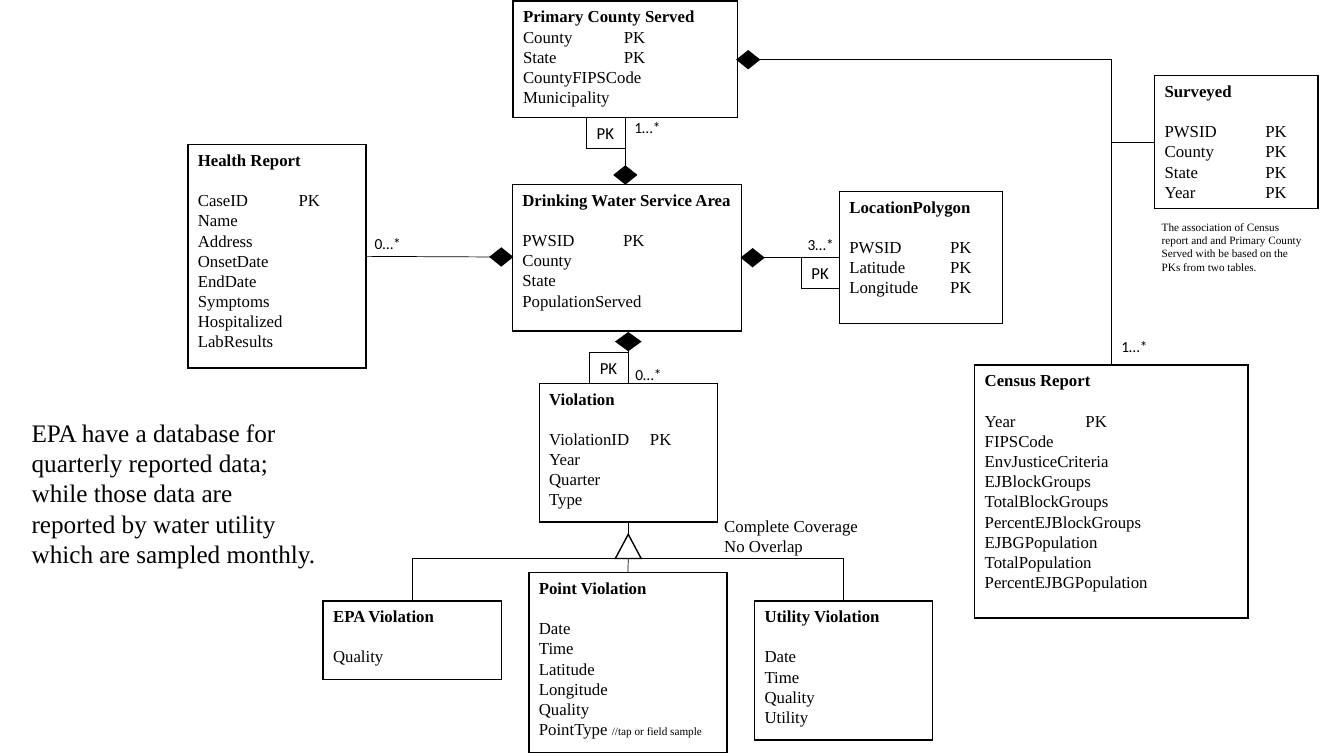
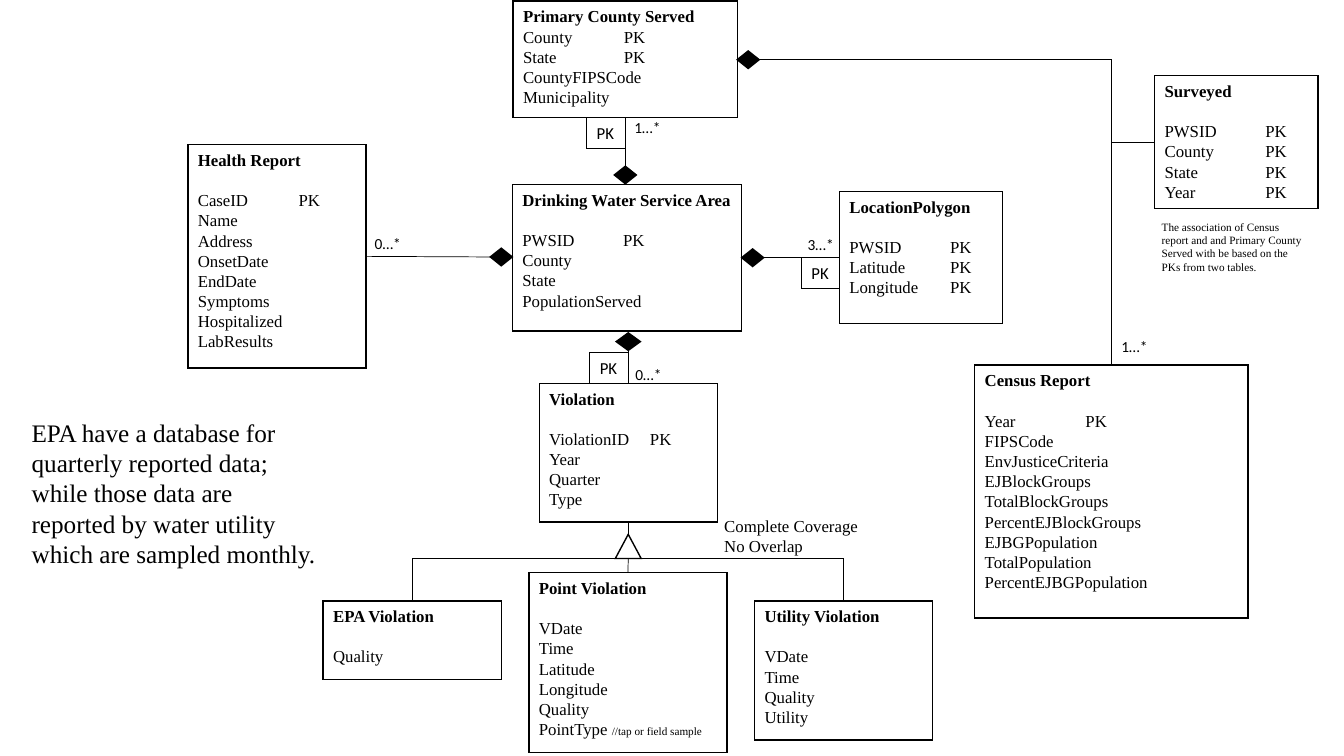
Before and after one commit to asaziz123/CS265DBGroup9, a slide deck: slide 1 of DrinkingWaterUML_V2.pptx. Drawn at 1344x756 pixels with LibreOffice and Linux fonts; fonts in the diff are those of the drawing. Boxes give left, top, right and bottom in pixels: in the first picture for what was removed or moved away, otherwise in the second. Text is boxed around its words. In the diff, an @@ line names an element or a change of style, - is before the commit and + after.

```diff
--- a/DrinkingWaterUML_V2.pptx
+++ b/DrinkingWaterUML_V2.pptx
@@ text in rectangle at [539, 623, 583, 634]: text changed @@
-Date
+VDate
@@ text in rectangle at [765, 651, 809, 662]: text changed @@
-Date
+VDate
```
Also in this commit, not shown: 1 other file.
